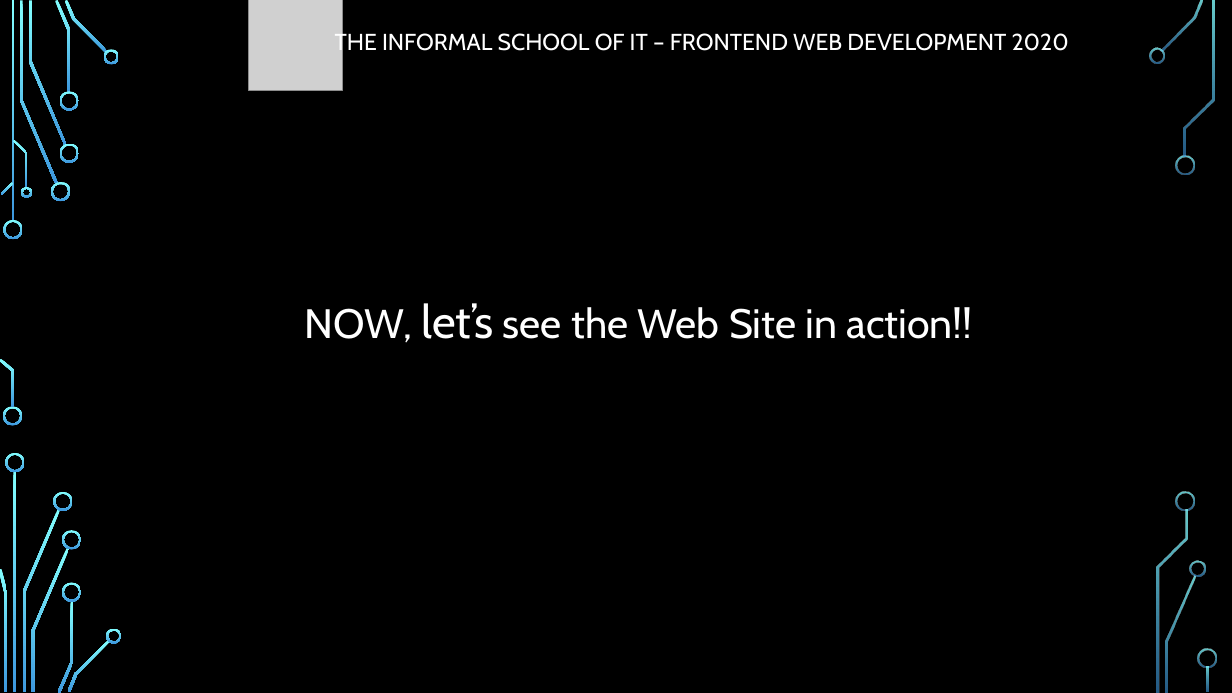
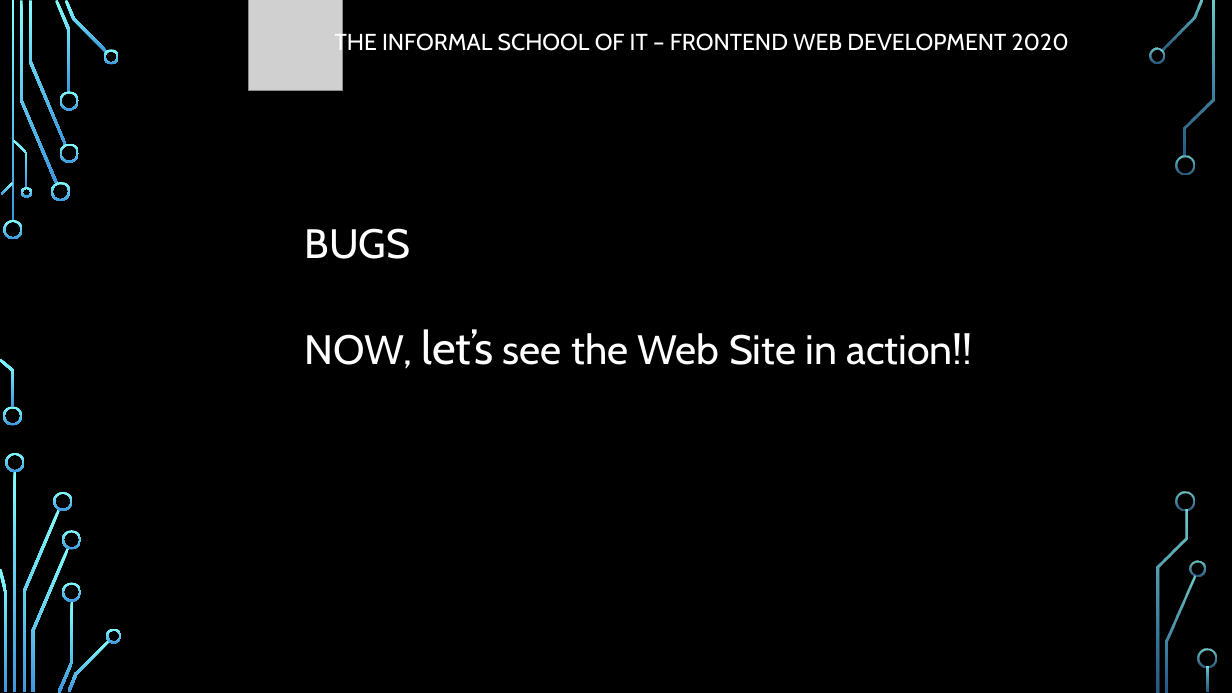
Before and after one commit to AndreiCiocodeica/FirstBigProject-OnlineShop, a slide deck: slide 12 of 11_ProjectPresentation/MyWebPresentation.pptx. Drawn at 1232x693 pixels with LibreOffice and Linux fonts; fonts in the diff are those of the drawing; grey boxes stand for pictures; background and template pictures are left out. Boxes give left, top, right and bottom in pixels: in the first picture for what was removed or moved away, otherwise in the second. Text is boxed around its words. In the diff, an @@ line names an element or a change of style, - is before the commit and + after.

Commit message:
Project Presentation

```diff
--- a/11_ProjectPresentation/MyWebPresentation.pptx
+++ b/11_ProjectPresentation/MyWebPresentation.pptx
@@ text added at box(305, 228, 411, 259), 32 pt, text #FFFFFF @@
+BUGS
@@ text "NOW, let’s see the Web ...": place and size @@
-text "NOW, let’s see the Web ..." at box(305, 303, 972, 343)
+text "NOW, let’s see the Web ..." at box(305, 329, 972, 369)
```
